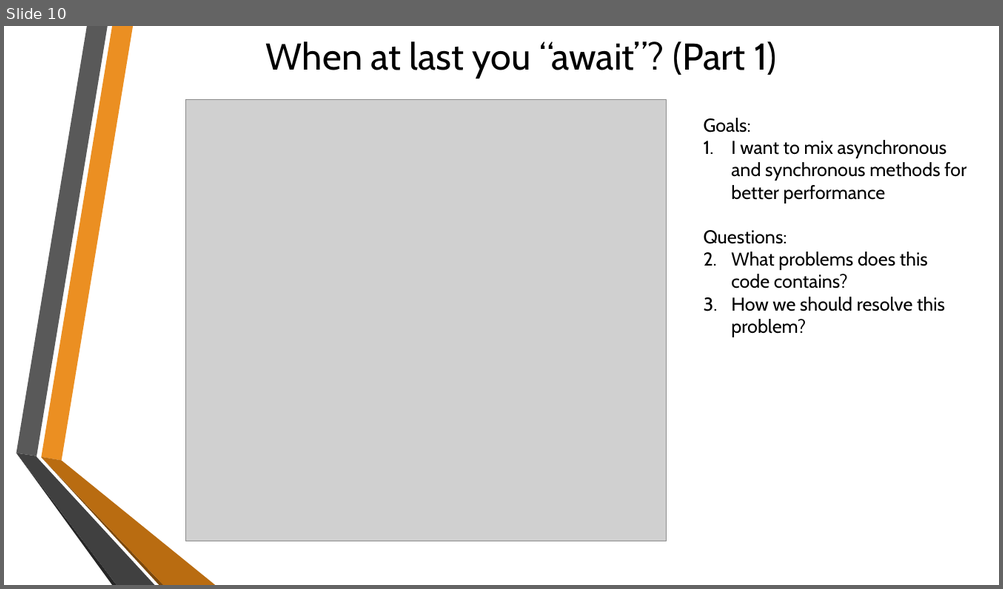
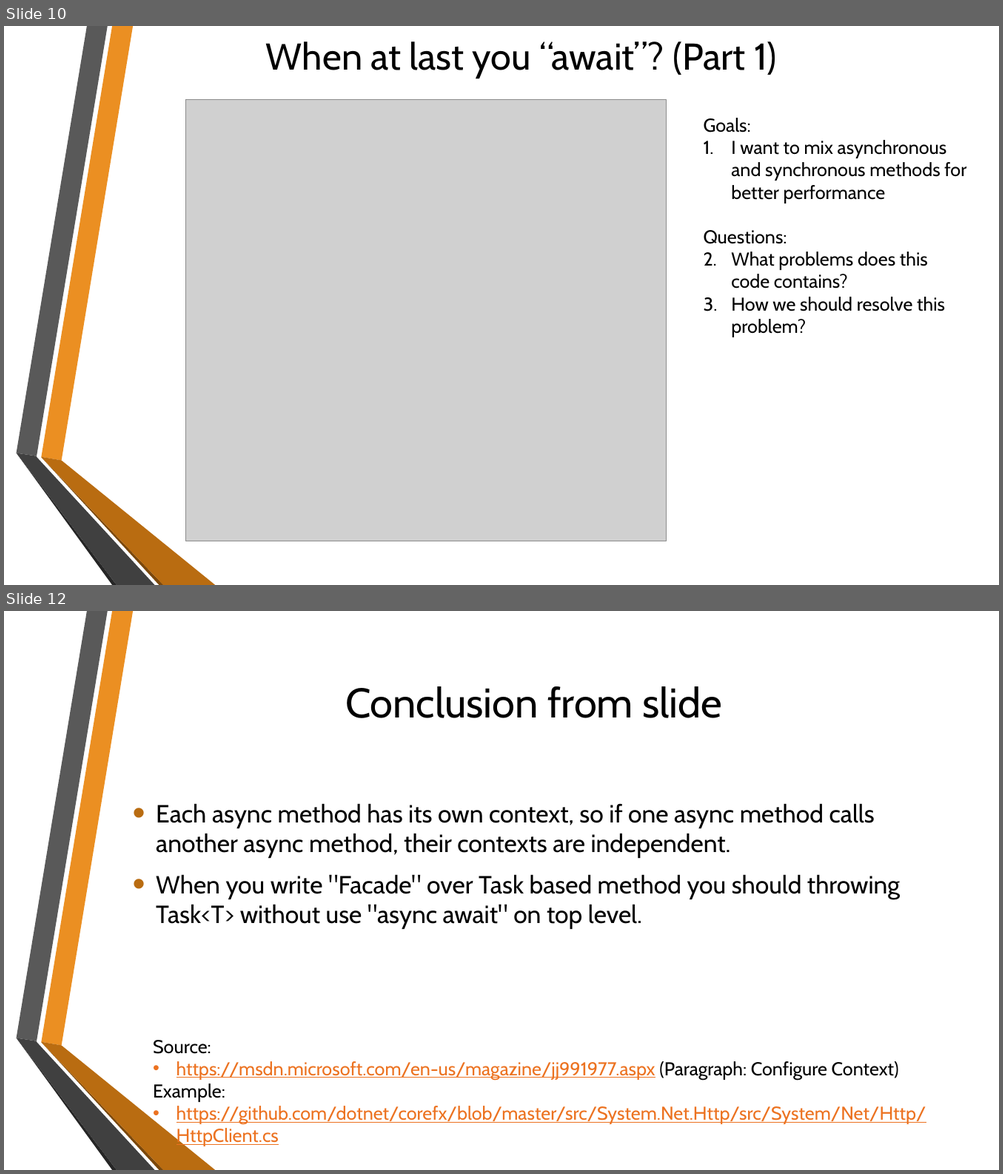
Before and after one commit to sflusov/AsyncAwaitPitfalls, a slide deck: Async Await and their pitfalls.pptx. Shown one above the other, each under a label of ours: slide 10 before the commit, slides 10 and 12 after it; the slides between them are not shown. The pictures are 1003x589 and 1003x1174 pixels, drawn with LibreOffice and Linux fonts; fonts in the diff are those of the drawing; grey boxes stand for pictures; background and template pictures are left out. Boxes give left, top, right and bottom in pixels: in the first picture for what was removed or moved away, otherwise in the second. Text is boxed around its words. In the diff, an @@ line names an element or a change of style, - is before the commit and + after.

Commit message:
Async Await working with lock

```diff
--- a/Async Await and their pitfalls.pptx
+++ b/Async Await and their pitfalls.pptx
@@ slide 12 added at bbox=[4, 611, 999, 1170], background picture (left out); not listed: 6 template elements that a slide beside it also shows @@
@@ title added at bbox=[345, 686, 722, 718], 40 pt, text #000000 @@
+Conclusion from slide
@@ text added at bbox=[156, 803, 899, 929], 24 pt, text #000000 @@
+• Each async method has its own context, so if one async method calls another async method, their contexts are independent.
+• When you write "Facade" over Task based method you should throwing Task<T> without use "async await" on top level.
@@ text added at bbox=[153, 1040, 926, 1147], 18 pt, text #EC7220, underline @@
+Source:
+• https://msdn.microsoft.com/en-us/magazine/jj991977.aspx (Paragraph: Configure Context)
+Example:
+• https://github.com/dotnet/corefx/blob/master/src/System.Net.Http/src/System/Net/Http/HttpClient.cs
```
Also in this commit, not shown: 3 slides changed, 5 other slides added, 1 slide removed, 4 other files.
